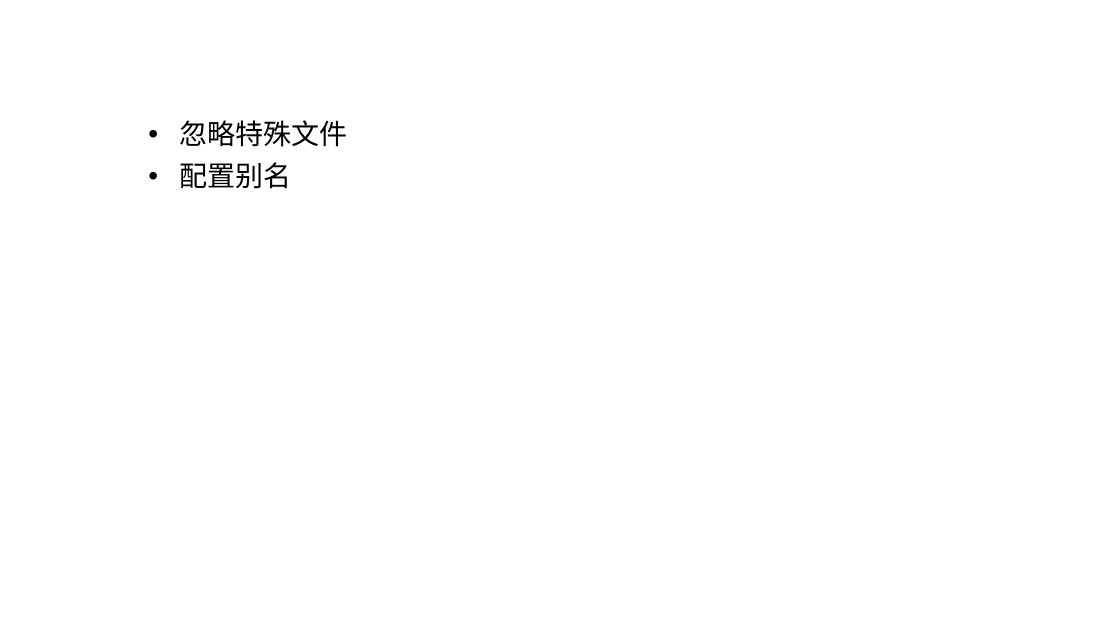
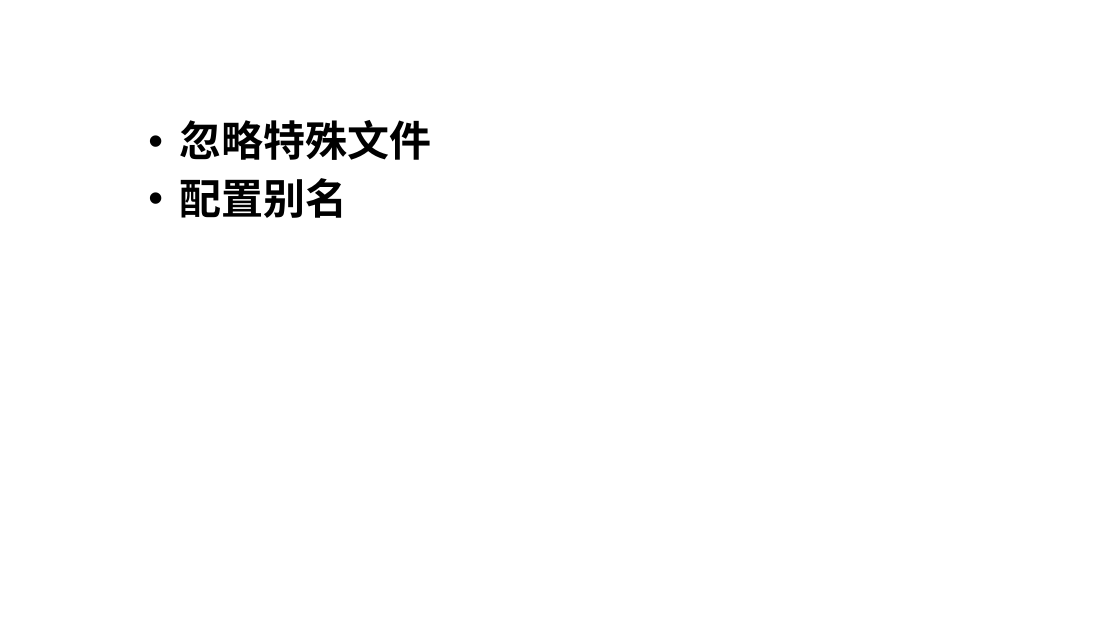
Before and after one commit to noprom/shandong, a slide deck: slide 2 of doc/ppt/husize.pptx. Drawn at 1120x630 pixels with LibreOffice and Linux fonts; fonts in the diff are those of the drawing. Boxes give left, top, right and bottom in pixels: in the first picture for what was removed or moved away, otherwise in the second. Text is boxed around its words. In the diff, an @@ line names an element or a change of style, - is before the commit and + after.

```diff
--- a/doc/ppt/husize.pptx
+++ b/doc/ppt/husize.pptx
@@ subtitle "忽略特殊文件" at (180, 120, 432, 218): size 24 to 36 pt, bold on @@
```
Also in this commit, not shown: 3 other slides changed, 9 slides added, 6 slides removed, 1 other file.
